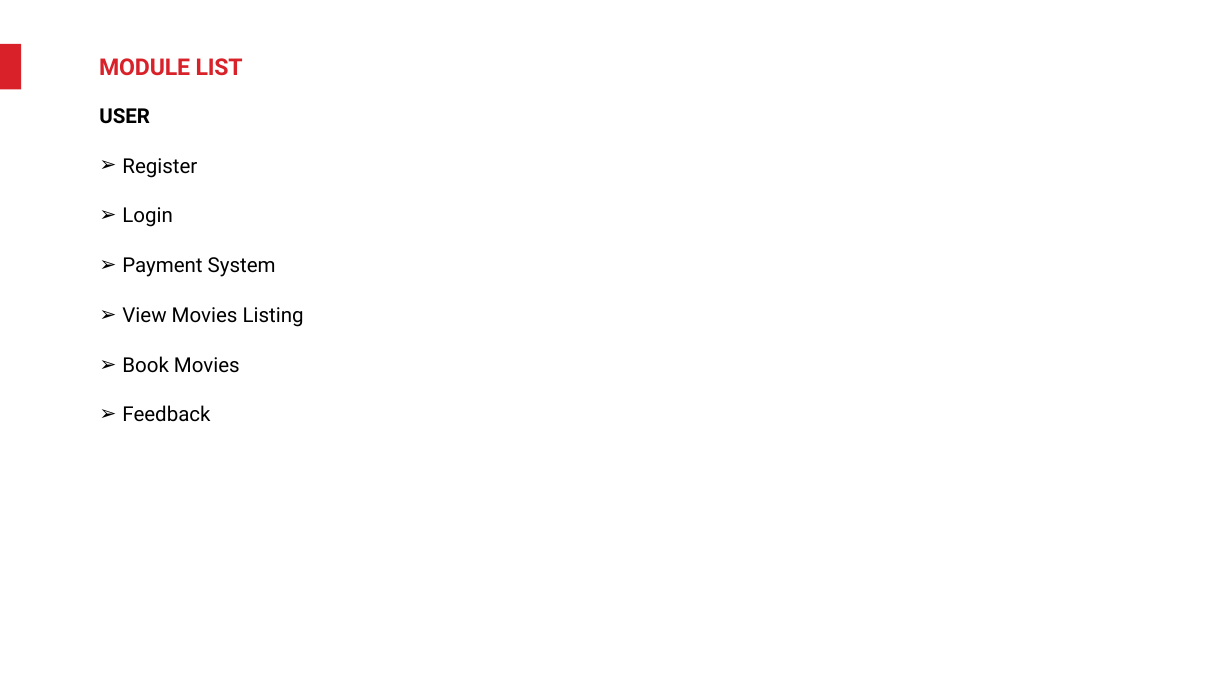
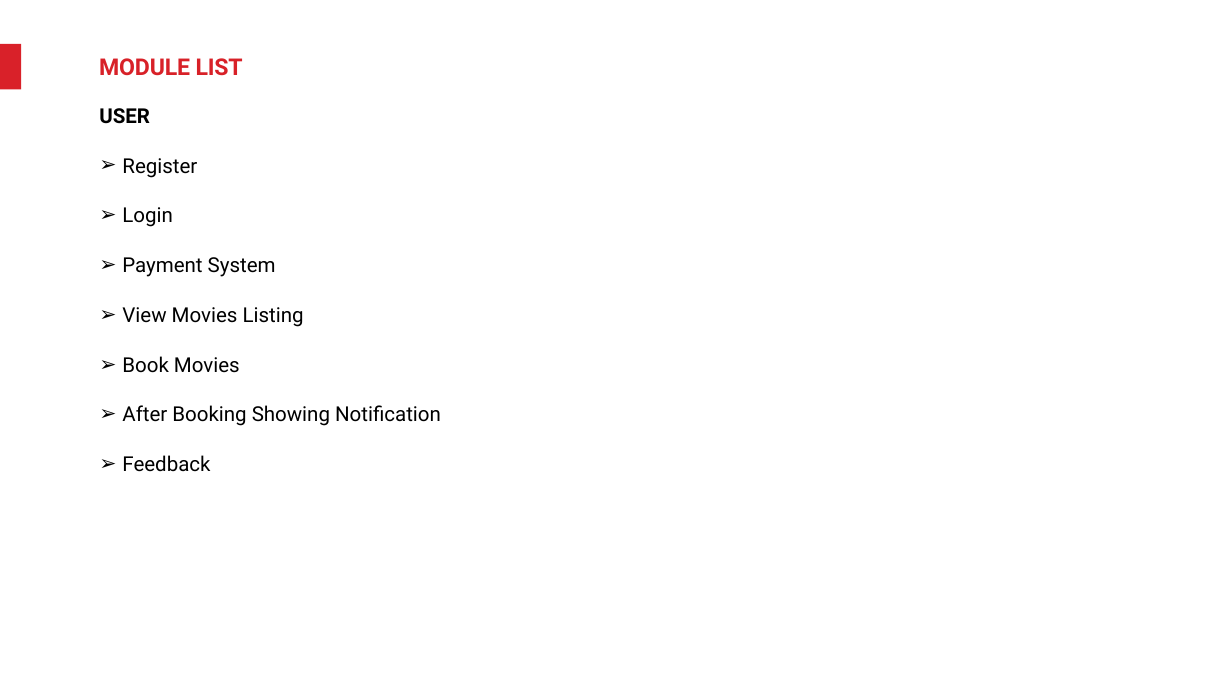
Before and after one commit to yogeshbadgujar524-max/Movie-Ticket-Booking-System-Project, a slide deck: slide 12 of Documentation and PPT/Movie-booking (1).pptx. Drawn at 1232x693 pixels with LibreOffice and Linux fonts; fonts in the diff are those of the drawing. Boxes give left, top, right and bottom in pixels: in the first picture for what was removed or moved away, otherwise in the second. Text is boxed around its words. In the diff, an @@ line names an element or a change of style, - is before the commit and + after.

```diff
--- a/Documentation and PPT/Movie-booking (1).pptx
+++ b/Documentation and PPT/Movie-booking (1).pptx
@@ text at [122, 405, 441, 426]: paragraph added @@
+➢ After Booking Showing Notification
```
Also in this commit, not shown: 3 other slides changed, 6 other files.
